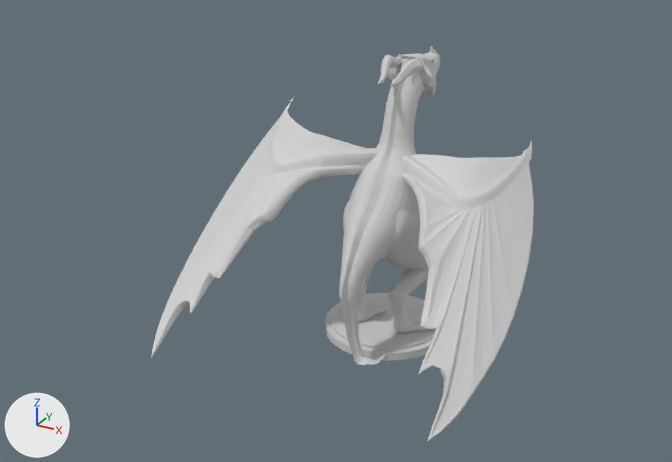
What one commit did to the OBJ model Assets/Models/Dragon/dragon.obj.
Rendered twice from a 50 mm lens placed at (25.2, -55.5, 35.7), pointed at (-2.9, -4.4, 10.1). The axes (+X, +Y, +Z) are drawn at lower left. The lights are the same throughout. Where no turn or scale is listed for an object, it has been applied to the vertices. Vertices at the same position are counted once.
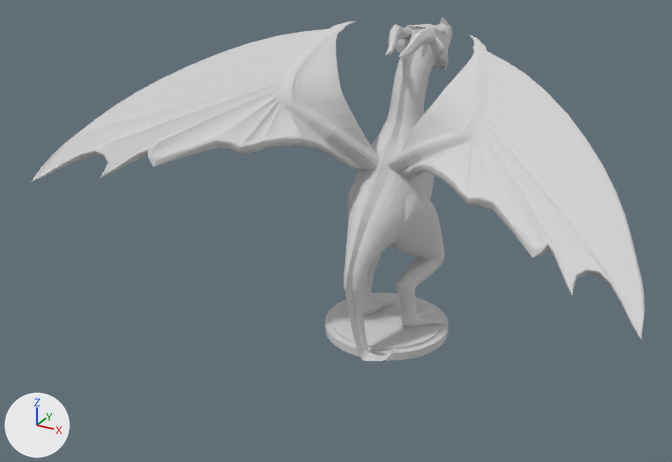
Commit message: dragon wings fixed

Where the change shows, as pixel boxes (x1, y1, x2, y2) in the pictures (672 x 462 px):
'Box01.000', reshaped (95% wider): before (402, 141, 534, 441); after (387, 35, 645, 339)
'Box01.002', added: after (31, 21, 380, 182)
'Box01.001', deleted: before (151, 96, 378, 357)
'Cylinder', mesh rescaled (9% wider, 8% taller): before (339, 57, 424, 365); after (343, 28, 436, 361)
'Cylinder.003_Cylinder.004', reshaped (8% wider, 8% taller): before (378, 46, 440, 96); after (385, 17, 452, 71)

The change, as a list of edits to the scene's bpy script:
```text
Change me_box01_000:
    where me_box01_000.from_pydata(...)  # 1577 vertices, 1567 faces; spans x -1.9..9.9, y -12.9..5.6, z 2.0..15.4
    used by ob_box01_000; location = (0.0, 0.0, 0.0)
    me_box01_000 part 1: the whole mesh is multiplied about its middle by the matrix ((0.692, -0.257, -0.802), (0.042, 1.047, -0.299), (0.841, 0.159, 0.675)), then moved by (4.3, 0.0, 5.1)
Change me_cylinder:
    where me_cylinder.from_pydata(...)  # 1184 vertices, 1154 faces; spans x -4.2..0.9, y -5.8..5.4, z 0.7..20.6
    used by ob_cylinder; location = (0.0, 0.0, 0.0)
    me_cylinder part 2: the whole mesh is scaled about its middle by 1.09, then moved by (0.0, 1.2, 0.9)
Change me_cylinder_003_cylinder_004:
    where me_cylinder_003_cylinder_004.from_pydata(...)  # 6098 vertices, 6096 faces; spans x -3.51..0.22, y 0.12..9.04, z 16.94..20.8
    used by ob_cylinder_003_cylinder_004; location = (0.0, 0.0, 0.0)
    me_cylinder_003_cylinder_004 part 3: the whole mesh is multiplied about its middle by the matrix ((1.095, 0.0, 0.0), (0.0, 1.095, 0.0), (0.0, 0.0, 1.095)), then moved by (-0.02, 1.67, 1.64)
Add me_box01_002:
    me_box01_002.from_pydata(...)  # 1577 vertices, 1567 faces; spans x -19.1..-1.8, y -15.6..3.6, z 12.2..22.7
    me_box01_002.materials.append(mat_plastic)  # light grey #d1d1d1
Remove ob_box01_001:
    ob_box01_001 = bpy.data.objects.new('Box01.001', me_box01_001)
    ob_box01_001.location = (0.0, 0.0, 0.0)
Add ob_box01_002:
    ob_box01_002 = bpy.data.objects.new('Box01.002', me_box01_002)
    ob_box01_002.location = (0.0, 0.0, 0.0)
```
